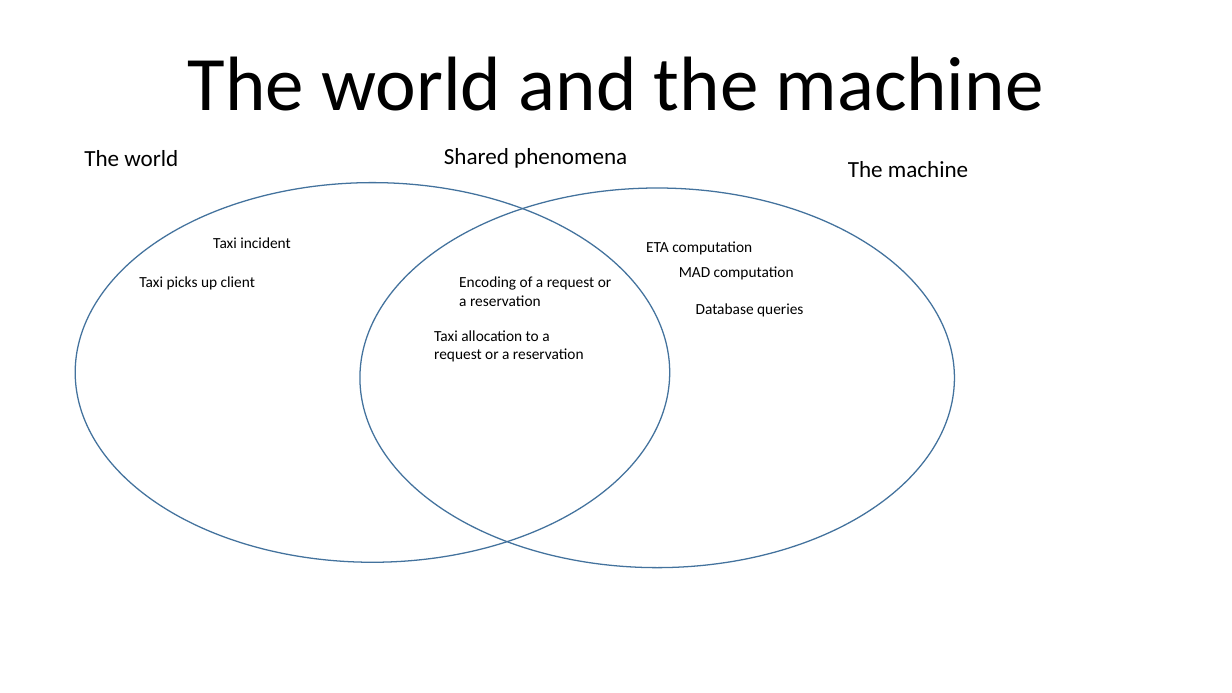
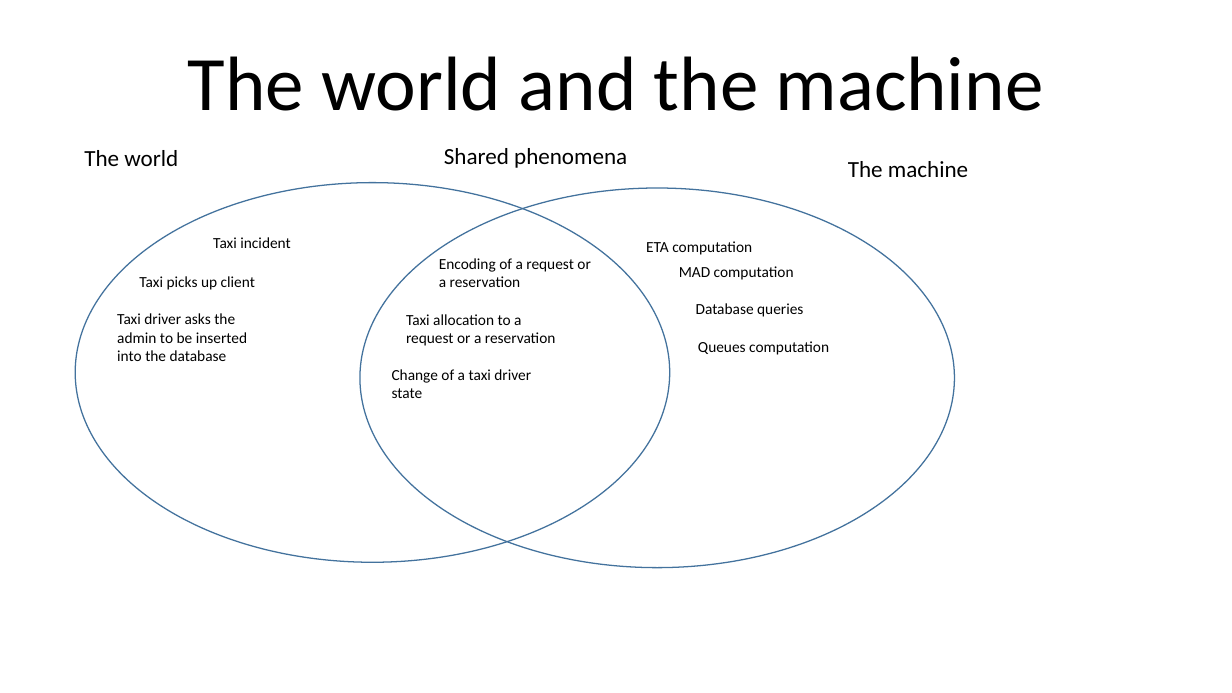
Before and after one commit to RobClap/SE2_Stella_Clapis_Project, a slide deck: slide 1 of RASD/The world and the machine.pptx. Drawn at 1232x693 pixels with LibreOffice and Linux fonts; fonts in the diff are those of the drawing. Boxes give left, top, right and bottom in pixels: in the first picture for what was removed or moved away, otherwise in the second. Text is boxed around its words. In the diff, an @@ line names an element or a change of style, - is before the commit and + after.

```diff
--- a/RASD/The world and the machine.pptx
+++ b/RASD/The world and the machine.pptx
@@ text "Encoding of a request or ...": place and size @@
-text "Encoding of a request or ..." at bbox=[459, 276, 611, 306]
+text "Encoding of a request or ..." at bbox=[439, 258, 590, 287]
@@ text added at bbox=[117, 313, 247, 361], 12 pt, text #000000 @@
+Taxi driver asks the admin to be inserted into the database
@@ text "Taxi allocation to a request ...": place and size @@
-text "Taxi allocation to a request ..." at bbox=[434, 330, 584, 362]
+text "Taxi allocation to a request ..." at bbox=[406, 314, 556, 346]
@@ text added at bbox=[698, 341, 829, 355], 12 pt, text #000000 @@
+Queues computation
@@ text added at bbox=[392, 369, 531, 398], 12 pt, text #000000 @@
+Change of a taxi driver state
```
Also in this commit, not shown: 6 other files.
